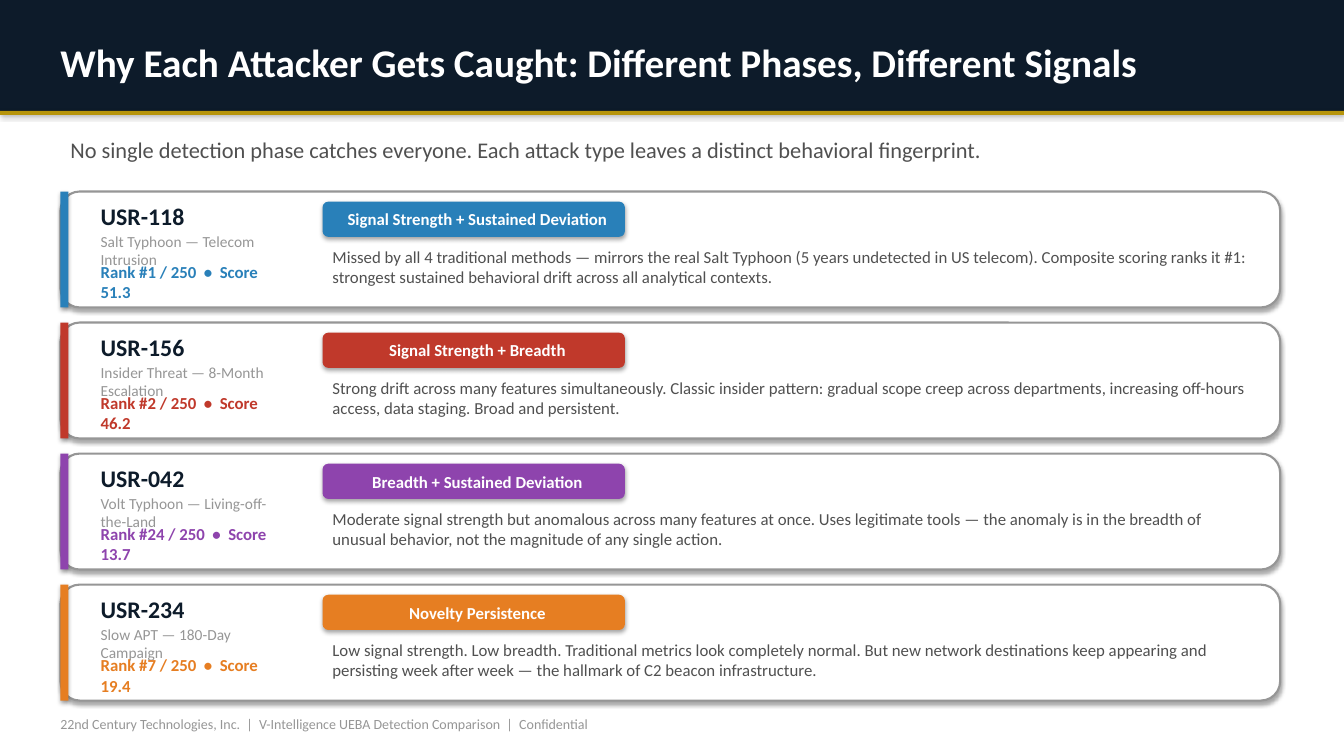
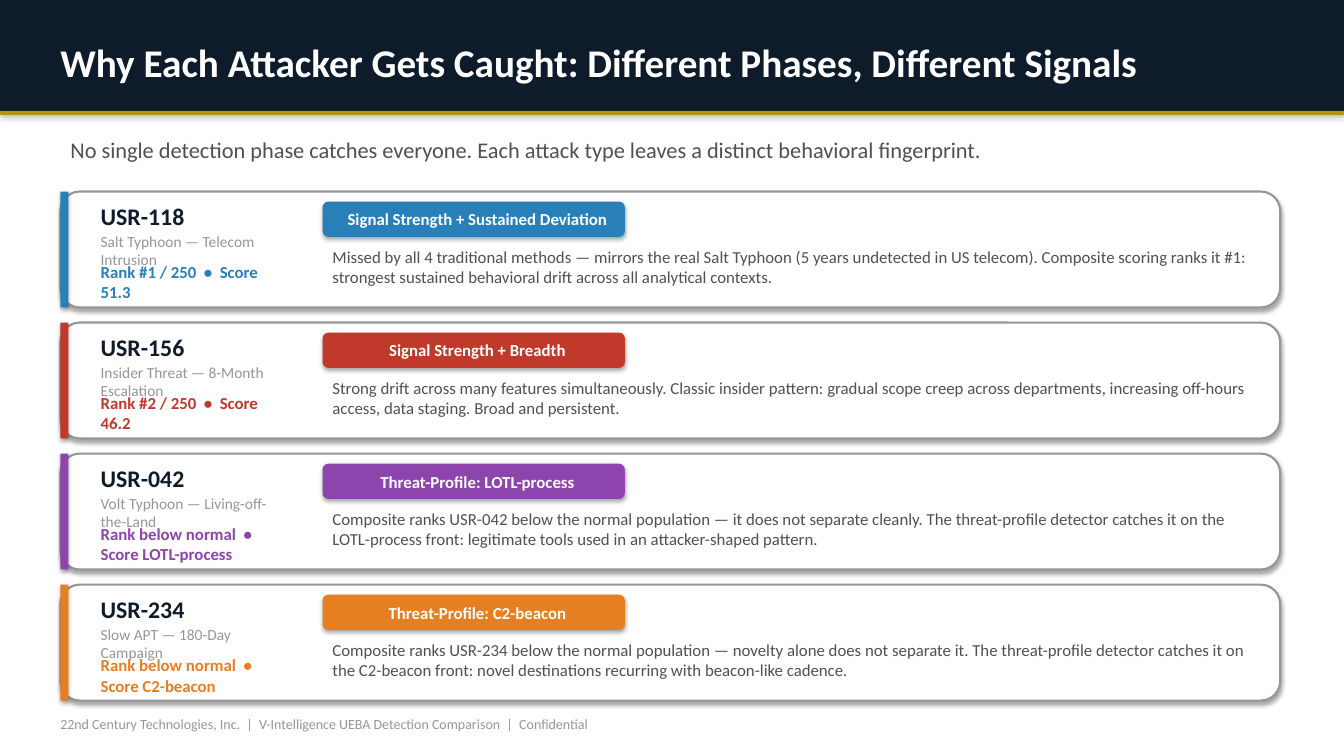
Before and after one commit to ravindrashukla/CyberUEBA_BehavioralIntel, a slide deck: slide 9 of docs/Detection_Comparison_Business_Deck.pptx. Drawn at 1344x756 pixels with LibreOffice and Linux fonts; fonts in the diff are those of the drawing. Boxes give left, top, right and bottom in pixels: in the first picture for what was removed or moved away, otherwise in the second. Text is boxed around its words. In the diff, an @@ line names an element or a change of style, - is before the commit and + after.

```diff
--- a/docs/Detection_Comparison_Business_Deck.pptx
+++ b/docs/Detection_Comparison_Business_Deck.pptx
@@ text in rounded rectangle at [380, 476, 574, 491]: text changed @@
-Breadth + Sustained Deviation
+Threat-Profile: LOTL-process
@@ text at [101, 528, 236, 563]: text changed @@
-Rank #24 / 250 • Score 13.7
+Rank below normal • Score LOTL-process
@@ text at [332, 513, 1225, 548]: text changed @@
-Moderate signal strength but anomalous across many features at once. Uses legitimate tools — the anomaly is in the breadth of unusual behavior, not the magnitude of any single action.
+Composite ranks USR-042 below the normal population — it does not separate cleanly. The threat-profile detector catches it on the LOTL-process front: legitimate tools used in an attacker-shaped pattern.
@@ text in rounded rectangle at [389, 607, 566, 619]: text changed @@
-Novelty Persistence
+Threat-Profile: C2-beacon
@@ text at [101, 658, 236, 692]: text changed @@
-Rank #7 / 250 • Score 19.4
+Rank below normal • Score C2-beacon
@@ text at [332, 644, 1244, 679]: text changed @@
-Low signal strength. Low breadth. Traditional metrics look completely normal. But new network destinations keep appearing and persisting week after week — the hallmark of C2 beacon infrastructure.
+Composite ranks USR-234 below the normal population — novelty alone does not separate it. The threat-profile detector catches it on the C2-beacon front: novel destinations recurring with beacon-like cadence.
```
Also in this commit, not shown: 5 other slides changed, 17 other files.
